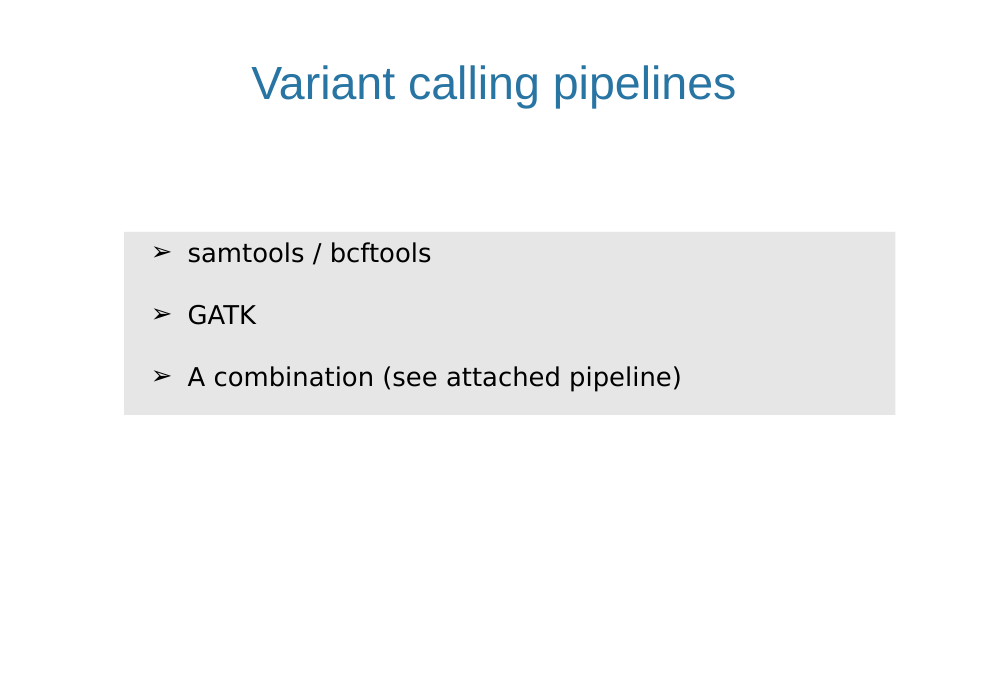
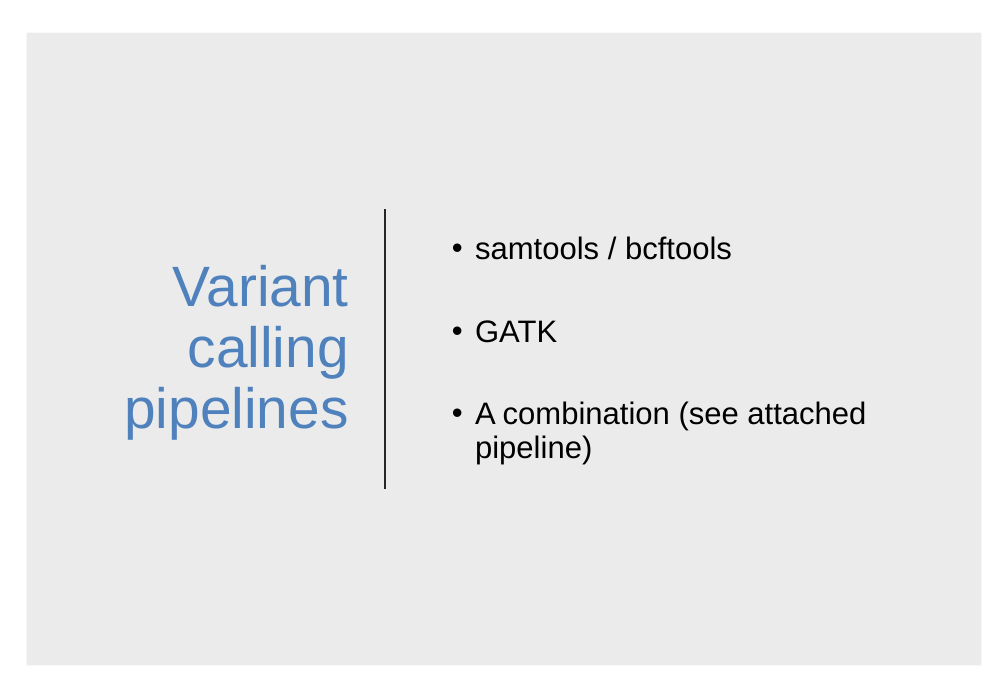
Before and after one commit to miguelperezenciso/NGScrashcourse, a slide deck: slide 24 of 2019_MSc_slides.pptx. Drawn at 1008x698 pixels with LibreOffice and Linux fonts; fonts in the diff are those of the drawing. Boxes give left, top, right and bottom in pixels: in the first picture for what was removed or moved away, otherwise in the second. Text is boxed around its words. In the diff, an @@ line names an element or a change of style, - is before the commit and + after.

```diff
--- a/2019_MSc_slides.pptx
+++ b/2019_MSc_slides.pptx
@@ rectangle added at (27,33,982,665), fill #000000 at 8% opacity @@
@@ text "Variant calling pipelines": place and size @@
-text "Variant calling pipelines" at (251,65,737,108)
+text "Variant calling pipelines" at (124,265,349,438)
@@ text "Variant calling pipelines" at (124,265,349,438): size 36 to 44 pt, text colour #2875A4 to #4F81BD; alignment centre to right; line spacing 1 to 0.9; more space between paragraphs @@
@@ text "samtools / bcftools": place and size @@
-text "samtools / bcftools" at (124,232,895,415)
+text "samtools / bcftools" at (475,236,866,464)
@@ text "samtools / bcftools" at (475,236,866,464): size 20 to 24 pt, font DejaVu Sans to Arial; bullet ➢ to •; line spacing 1 to 0.9; more space between paragraphs; vertical alignment top to middle; fill #E6E6E6 to none @@
@@ line added from (385, 209) to (385, 489), #262626 1.5 pt @@
```
Also in this commit, not shown: 12 other slides changed, 1 slide added, 1 slide removed.
